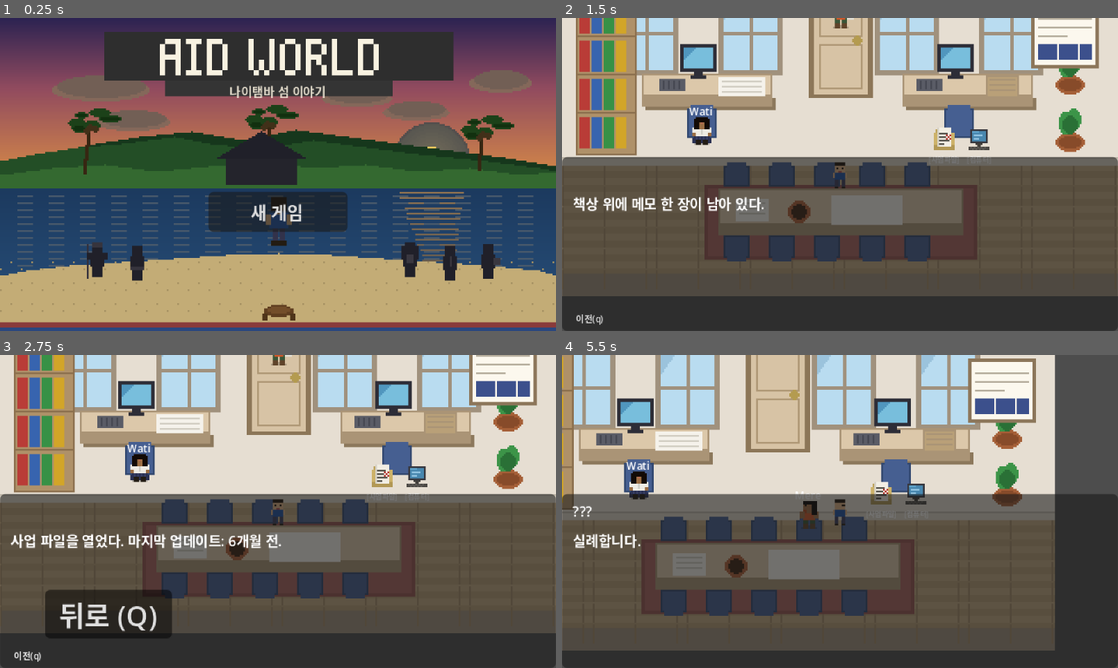
Above: before the commit, frames 1-4 (two rows, left to right).
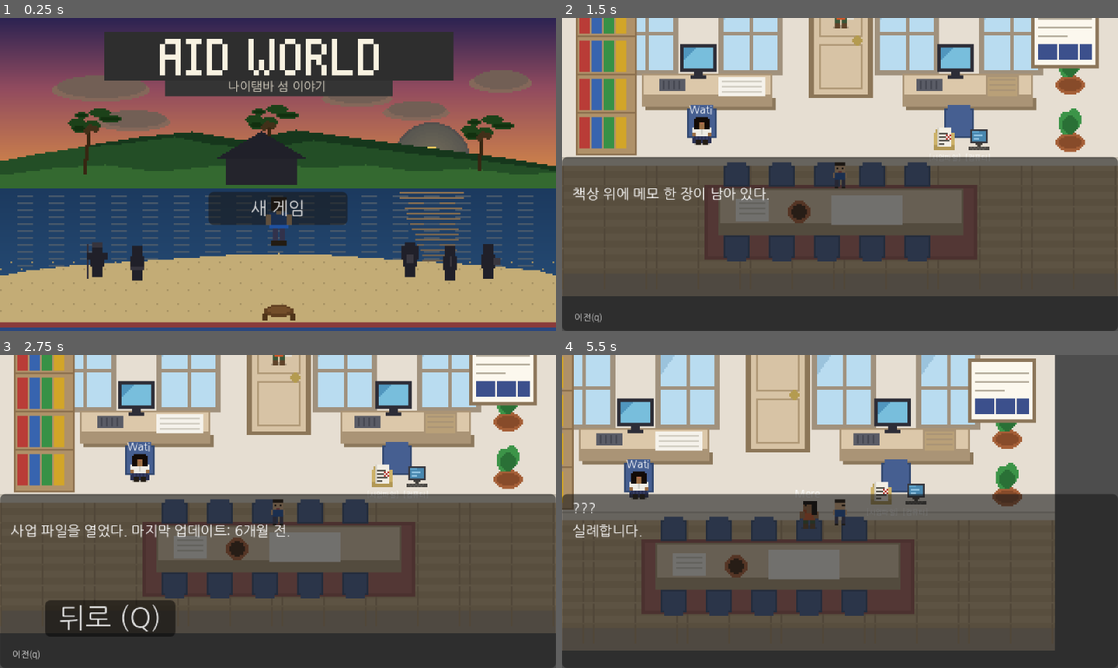
Above: after the commit, the same moments.

Repository: amnotyoung/idc-game
Game: Godot game, scene res://scenes/ui/title_screen.tscn
Same seed, same stepped clock (60 frames per second), same inputs: the game is played once before the commit and once after it.
Inputs (mouse positions are in pixels of both pictures, inside the frame that each line leads up to):
- Up to frame 1 (0.25 s): no input
- Up to frame 2 (1.5 s): click "새 게임" at 0.5 s; tap Enter (ui_accept) at 1.25 s; move the mouse to (962, 158) at 1.27 s; hold Right (ui_right) from 1.28 s (still down); hold Shift from 1.28 s (still down); click (962, 158) at 1.42 s
- Up to frame 3 (2.75 s): tap Enter (ui_accept) at 1.52 s; release Right (ui_right) at 2 s; release Shift at 2 s; click "이전(q)" at 2 s
- Up to frame 4 (5.5 s): move the mouse to (728, 527) at 2.77 s; hold Down (ui_down) 2.78-3.53 s; tap Q at 2.85, 4.35 s; tap Enter (ui_accept) at 3.02, 3.5, 4.52, 5.27 s; move the mouse to (895, 442) at 3.52 s; hold Right (ui_right) 3.53-4.28 s; hold Shift 3.53-4.28 s; move the mouse to (812, 574) at 4.27 s; hold Up (ui_up) 4.28-5.03 s; click (812, 574) at 4.42 s; move the mouse to (1006, 558) at 5.02 s; hold Left (ui_left) from 5.03 s (still down); hold Shift from 5.03 s (still down)

The runs differ from the first frame. In frame 1, 1.3% of the frame differs, in the area x 37-63%, y 20-69%; in frame 2, 1.4%; in frame 3, 3.4%, in the area x 1-78%, y 28-98%; in frame 4, 0.6%.

Commit message:
Add itch.io web export build script

Diff:
--- /dev/null
+++ b/assets/sprites/ui/icon.svg
@@ -0,0 +1,6 @@
+<svg xmlns="http://www.w3.org/2000/svg" viewBox="0 0 128 128">
+  <rect width="128" height="128" rx="20" fill="#163447"/>
+  <path d="M20 88C29 56 46 35 64 35C82 35 99 56 108 88H90C84 65 75 53 64 53C53 53 44 65 38 88H20Z" fill="#f2d06b"/>
+  <path d="M47 82H81L75 97H53L47 82Z" fill="#4fb3a4"/>
+  <circle cx="64" cy="34" r="10" fill="#f8f3de"/>
+</svg>
--- a/project.godot
+++ b/project.godot
@@ -34,6 +34,10 @@
 window/size/window_height_override=720
 window/stretch/mode="canvas_items"
 
+[gui]
+
+theme/custom_font="res://assets/fonts/NanumGothic-Regular.ttf"
+
 [rendering]
 
 textures/canvas_textures/default_texture_filter=0
--- a/scripts/tools/smoke_test.gd
+++ b/scripts/tools/smoke_test.gd
@@ -49,7 +49,7 @@
 	if e_bad != "bad": ok = false
 
 	# [6] D3 검증 — 빈손 인사 점수가 12인가
-	var basic := DialogueManager.dialogues["ch3_ratu_greet_basic"]
+	var basic: Dictionary = DialogueManager.dialogues["ch3_ratu_greet_basic"]
 	var basic_pt: int = basic["choices"][0]["effects"]["ratu_josefa"]
 	print("[3] 빈손 인사 점수: %d (기대: 12)" % basic_pt)
 	if basic_pt != 12: ok = false
Binary file added: assets/fonts/NanumGothic-Regular.ttf
Not shown, added: assets/fonts/NanumGothic-Regular.ttf.import
Not shown, added: assets/fonts/OFL.txt
Not shown, added: assets/sprites/ui/icon.svg.import
Not shown, changed: README.md
Not shown, added: scripts/tools/build_itch_web.sh
